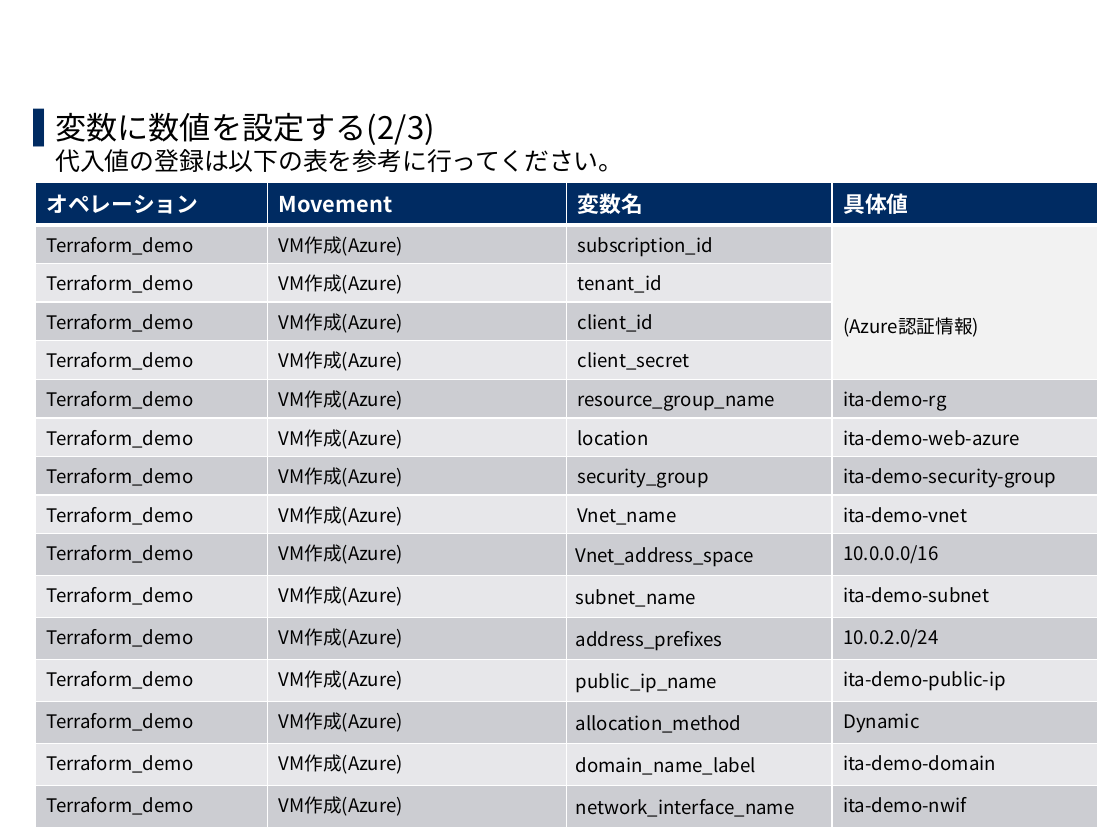
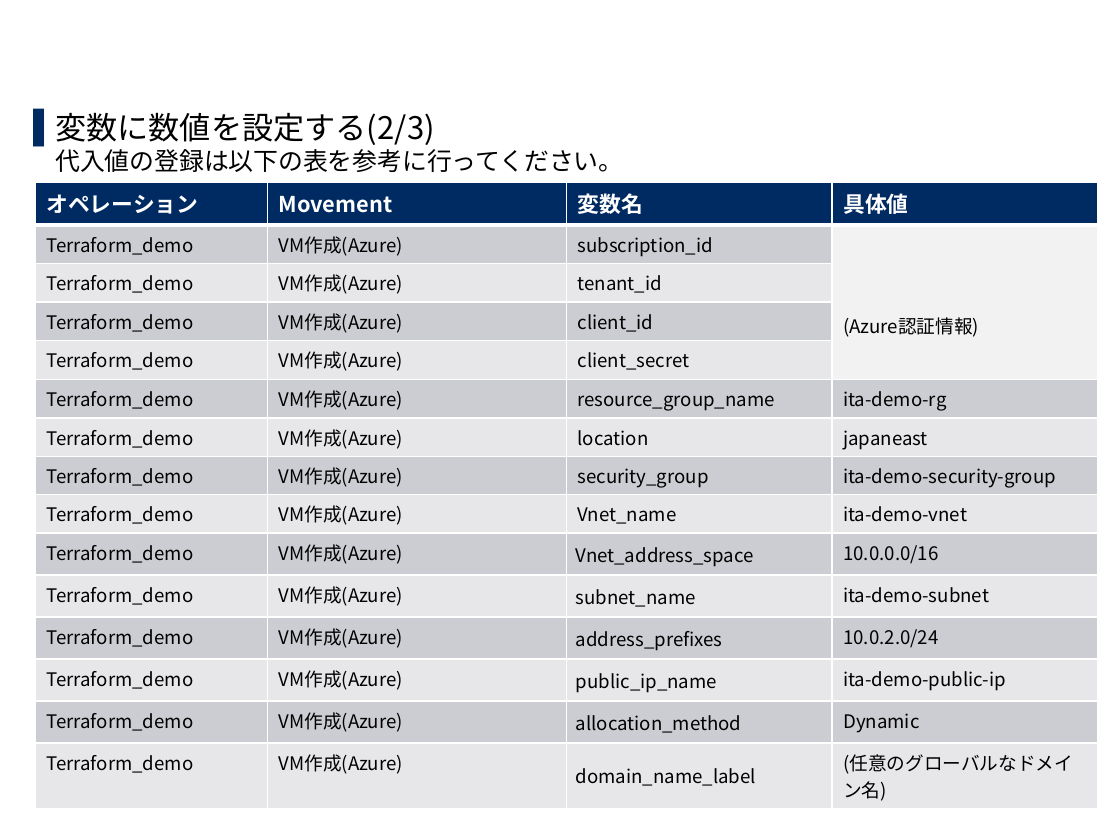
Before and after one commit to exastro-suite/it-automation-docs, a slide deck: slide 33 of asset/Learn_ja/ITA-Terraform-driver-practice_ja.pptx. Drawn at 1120x840 pixels with LibreOffice and Linux fonts; fonts in the diff are those of the drawing; background and template pictures are left out. Boxes give left, top, right and bottom in pixels: in the first picture for what was removed or moved away, otherwise in the second. Text is boxed around its words. In the diff, an @@ line names an element or a change of style, - is before the commit and + after.

```diff
--- a/asset/Learn_ja/ITA-Terraform-driver-practice_ja.pptx
+++ b/asset/Learn_ja/ITA-Terraform-driver-practice_ja.pptx
@@ table at [35, 181, 1096, 805] @@
-row 7, column 4: ita-demo-web-azure
+row 7, column 4: japaneast
-row 15: Terraform_demo | VM作成(Azure) | domain_name_label | ita-demo-domain
-row 16: Terraform_demo | VM作成(Azure) | network_interface_name | ita-demo-nwif
+row 15: Terraform_demo | VM作成(Azure) | domain_name_label | (任意のグローバルなドメイン名)
```
Also in this commit, not shown: 6 other slides changed, 1 other file.
